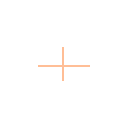
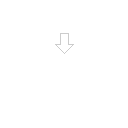
Two versions of the same layered image (128x128). Layer-by-layer changes:
painted on "Layer 1" over 38, 33, 90, 81
